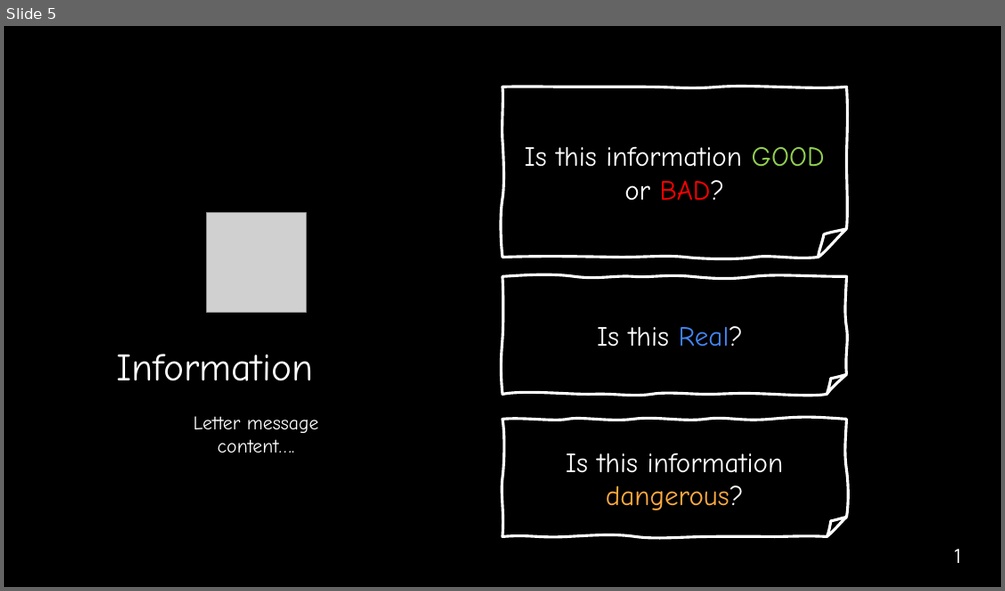
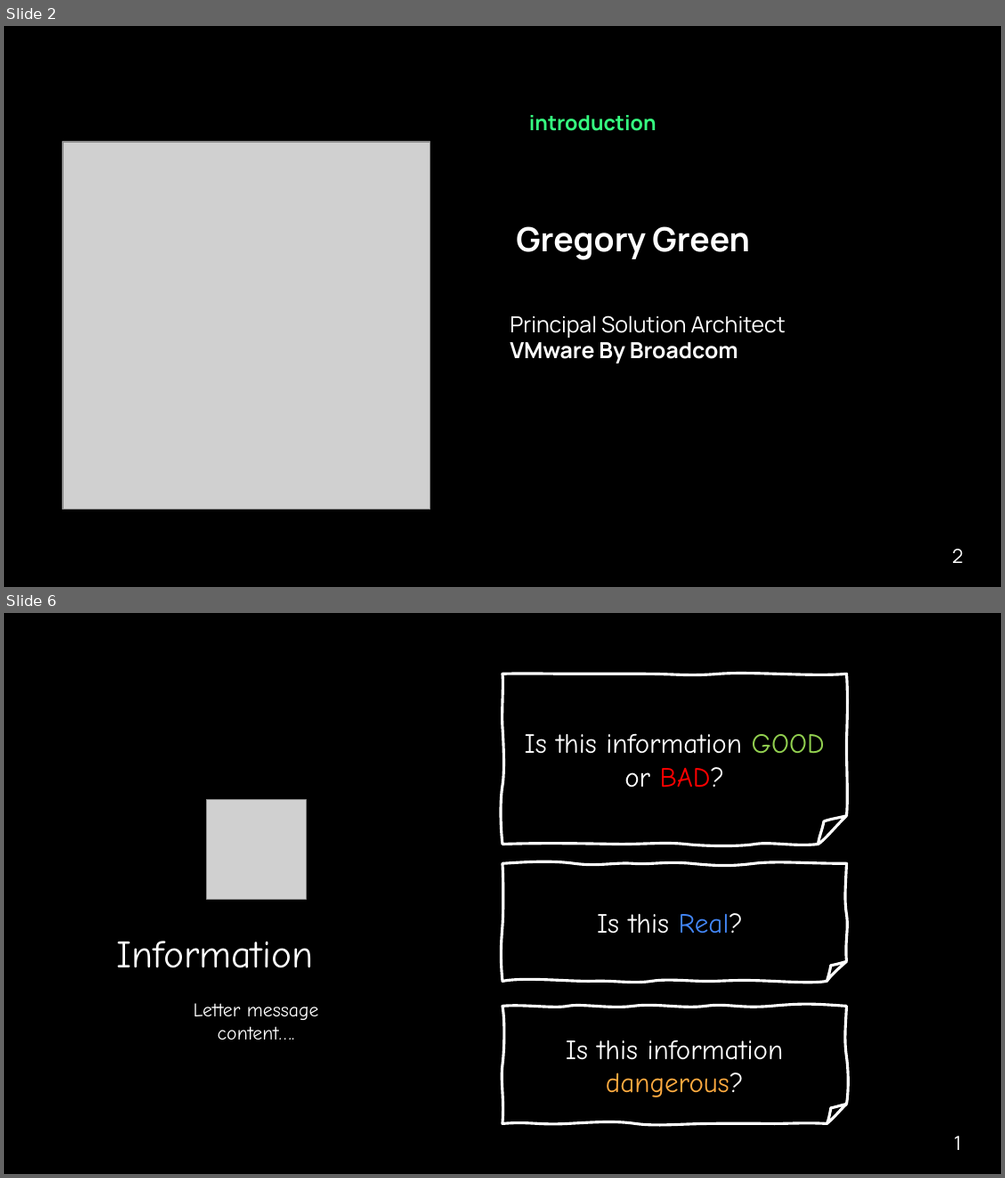
Before and after one commit to ggreen/real-time-AI-ML-event-streaming, a slide deck: docs/conferences/afrotech-realtime-ai-2024.pptx. Shown one above the other, each under a label of ours: slide 5 before the commit, slides 2 and 6 after it; the slides between them are not shown. The pictures are 1005x591 and 1005x1178 pixels, drawn with LibreOffice and Linux fonts; fonts in the diff are those of the drawing; grey boxes stand for pictures; background and template pictures are left out. Boxes give left, top, right and bottom in pixels: in the first picture for what was removed or moved away, otherwise in the second. Text is boxed around its words. In the diff, an @@ line names an element or a change of style, - is before the commit and + after.

```diff
--- a/docs/conferences/afrotech-realtime-ai-2024.pptx
+++ b/docs/conferences/afrotech-realtime-ai-2024.pptx
@@ slide 2 added at (4, 26, 1001, 587), background #000000 @@
@@ text added at (529, 115, 656, 131), 15 pt, text #36FF81, bold @@
+introduction
@@ picture added at (63, 142, 430, 509) @@
@@ text added at (516, 226, 750, 260), 24 pt, text #FFFFFF, bold @@
+Gregory Green
@@ text added at (510, 315, 785, 363), 16 pt, text #FFFFFF @@
+Principal Solution Architect
+VMware By Broadcom
@@ page number added at (952, 548, 963, 563), 14 pt, text #FFFFFF @@
+2
@@ what was slide 5 is now slide 6 @@
```
Also in this commit, not shown: 16 slides changed, 4 other slides added, 2 slides removed, 13 other files.
